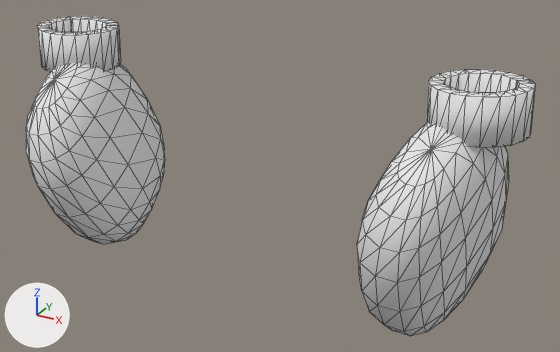
One commit to the glTF model apps/client/public/life/wear-man/extra-mittens.glb: the scene before it, then after it.
One viewpoint serves both versions: a 50 mm camera at (0.357, -0.618, 1.067) aimed at (0.026, -0.017, 0.766). Lighting does not change. The marker at lower left points along +X, +Y and +Z. The picture after the commit comes second. Mesh edges are drawn as thin lines. Vertices at exactly the same position are counted once.

The scene before the commit, as lines of its bpy script (objects in view):
```python
me_wear_extra_mittens = bpy.data.meshes.new('wear-extra-mittens')
me_wear_extra_mittens.from_pydata(...)  # 496 vertices, 976 faces; spans x -0.252..0.252, y -0.128..0.069, z 0.654..0.889
me_wear_extra_mittens.materials.append(mat_wear_extra_mittens)  # white #e7e7e7
ob_wear_extra_mittens = bpy.data.objects.new('wear-extra-mittens', me_wear_extra_mittens)
ob_wear_extra_mittens.location = (0.0, 0.0, 0.0)
```
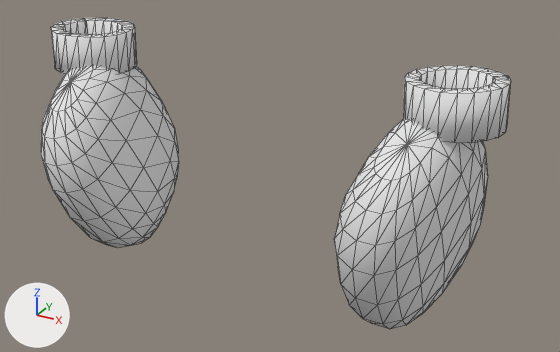
Boxes (x1, y1, x2, y2) around the edits, measured in the pictures (560 x 352 px; the box of a moved part takes in the faces that stretch with it):
```json
{"object": "wear-extra-mittens", "change": "reshaped", "before": [26, 16, 535, 336], "after": [41, 18, 511, 329], "on screen": "8% narrower"}
{"part": 1, "of": "me_wear_extra_mittens", "change": "moved or reshaped", "before": [357, 122, 509, 336], "after": [334, 118, 487, 329]}
{"part": 2, "of": "me_wear_extra_mittens", "change": "moved or reshaped", "before": [427, 69, 535, 148], "after": [403, 65, 511, 143]}
{"part": 3, "of": "me_wear_extra_mittens", "change": "moved or reshaped", "before": [26, 63, 165, 244], "after": [41, 66, 179, 248]}
{"part": 4, "of": "me_wear_extra_mittens", "change": "moved or reshaped", "before": [37, 16, 121, 71], "after": [51, 18, 137, 74]}
```

Scene script edits in JSON lines:
```json
{"block": "me_wear_extra_mittens", "where": "# used by ob_wear_extra_mittens; location = (0.0, 0.0, 0.0)"}
{"op": "remove", "block": "me_wear_extra_mittens", "code": "me_wear_extra_mittens.from_pydata(...)  # 496 vertices, 976 faces; spans x -0.252..0.252, y -0.128..0.069, z 0.654..0.889"}
{"op": "add", "block": "me_wear_extra_mittens", "code": "me_wear_extra_mittens.from_pydata(...)  # 496 vertices, 976 faces; spans x -0.233..0.233, y -0.127..0.07, z 0.654..0.889"}
{"block": "me_wear_extra_mittens", "change": "me_wear_extra_mittens part 1: the loose piece of 164 vertices spanning x 0.137..0.235, y -0.128..0.069, z 0.654..0.861 is moved by (-0.02, 0.001, 0.0)"}
{"block": "me_wear_extra_mittens", "change": "me_wear_extra_mittens part 2: the loose piece of 84 vertices spanning x 0.169..0.252, y -0.061..0.021, z 0.846..0.889 is scaled about its middle by (1.02, 1.02, 0.999), then moved by (-0.02, 0.0, 0.0)"}
{"block": "me_wear_extra_mittens", "change": "me_wear_extra_mittens part 3: the loose piece of 164 vertices spanning x -0.235..-0.137, y -0.128..0.069, z 0.654..0.861 is moved by (0.02, 0.001, 0.0)"}
{"block": "me_wear_extra_mittens", "change": "me_wear_extra_mittens part 4: the loose piece of 84 vertices spanning x -0.252..-0.169, y -0.061..0.021, z 0.846..0.889 is scaled about its middle by (1.02, 1.02, 0.999), then moved by (0.02, 0.0, 0.0)"}
```
